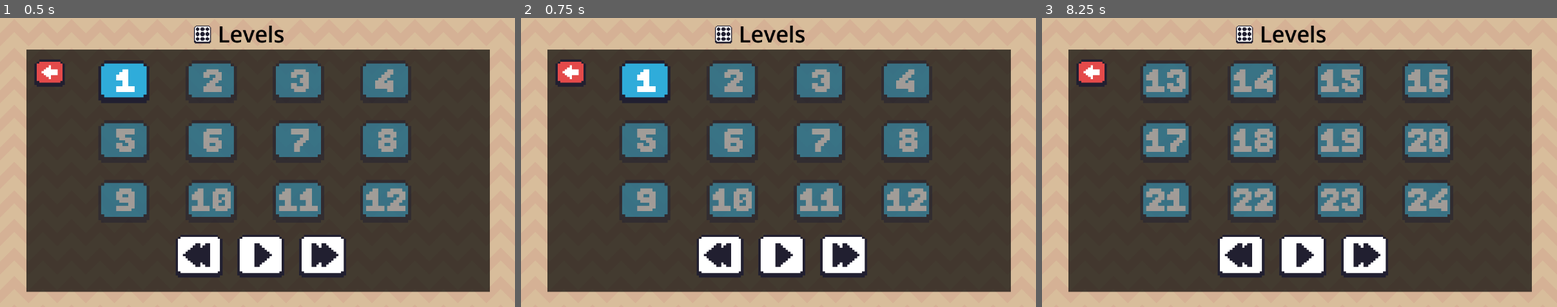
Above: before the commit, frames 1-3 (left to right).
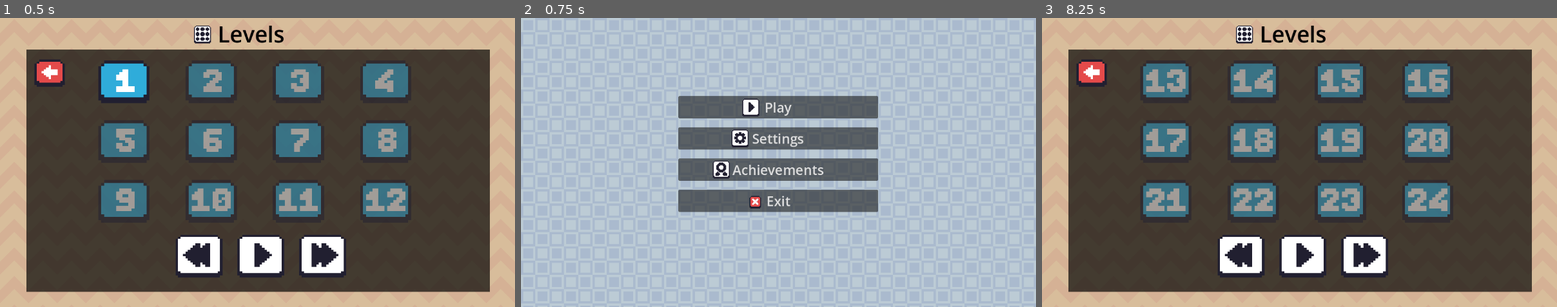
Above: after the commit, the same moments.

Repository: CD1FOX/2D-Platformer
Game: Godot game, scene res://Scenes/UI/levels.tscn
The game is run twice, just before and just after one commit, with the same random seed, the same clock (stepped at 60 frames per second) and the same inputs. This scene is started directly instead of the project's main scene.
Inputs (mouse positions are in pixels of both pictures, inside the frame that each line leads up to; where the layout moved, square brackets give the same spot in the first picture):
- Up to frame 1 (0.5 s): no input
- Up to frame 2 (0.75 s): click (572, 72) at 0.52 s
- Up to frame 3 (8.25 s): click (1165, 81) at 1.27 s; click (1165, 81) at 2.02 s; click (1299, 107) [1304, 254] at 2.75 s; click (1093, 72) at 3.52 s; click (1299, 107) [1304, 254] at 4.25 s; click (1165, 81) at 5 s; click (1165, 81) at 5.75 s; click (1304, 254) at 6.5 s; click (1304, 254) at 7.25 s; click (1366, 254) at 8 s

Frame 1 is identical in both runs. In frame 2, 100% of the frame differs, in the area x 0-100%, y 0-100%; in frame 3, nothing differs.

Commit message:
Update
- Made the Play button functionality in Main Menu
- Made the Exit button functionality in main menu. Added Conformation Dialog to ask the player if he/she want to exit the game.
- Added functionality into the back button in level scene

Diff:
--- a/Scenes/UI/Scripts/levels.gd
+++ b/Scenes/UI/Scripts/levels.gd
@@ -43,3 +43,7 @@
 func _on_play_pressed() -> void:
 	Global.last_unlocked_level += 1
 	Global.save_progress()
+
+
+func _on_back_button_pressed() -> void:
+	get_tree().change_scene_to_file("res://Scenes/UI/main_menu.tscn")
--- /dev/null
+++ b/Scenes/UI/Scripts/main_menu.gd
@@ -0,0 +1,14 @@
+extends Control
+
+
+
+func _on_play_pressed() -> void:
+	get_tree().change_scene_to_file("res://Scenes/UI/levels.tscn")
+
+
+func _on_exit_pressed() -> void:
+	$ExitConfirmationDialog.popup_centered()
+
+
+func _on_exit_confirmation_dialog_confirmed() -> void:
+	get_tree().quit()
--- a/Scenes/UI/levels.tscn
+++ b/Scenes/UI/levels.tscn
@@ -322,7 +322,7 @@
 layout_mode = 2
 texture_normal = ExtResource("42_lnfuv")
 
-[node name="TextureButton" type="TextureButton" parent="."]
+[node name="BackButton" type="TextureButton" parent="."]
 layout_mode = 0
 offset_left = 72.0
 offset_top = 89.0
@@ -334,3 +334,4 @@
 [connection signal="pressed" from="HBoxContainer/Previous" to="." method="_on_previous_pressed"]
 [connection signal="pressed" from="HBoxContainer/Play" to="." method="_on_play_pressed"]
 [connection signal="pressed" from="HBoxContainer/Next" to="." method="_on_next_pressed"]
+[connection signal="pressed" from="BackButton" to="." method="_on_back_button_pressed"]
--- a/Scenes/UI/main_menu.tscn
+++ b/Scenes/UI/main_menu.tscn
@@ -1,5 +1,6 @@
-[gd_scene load_steps=6 format=3 uid="uid://cuncw35e7y341"]
+[gd_scene load_steps=7 format=3 uid="uid://cuncw35e7y341"]
 
+[ext_resource type="Script" uid="uid://cxrgippj4txq0" path="res://Scenes/UI/Scripts/main_menu.gd" id="1_4pqbp"]
 [ext_resource type="Texture2D" uid="uid://bbladcvjsnc1n" path="res://Assets/Pixel Adventure!/Background/Blue.png" id="1_mrfpk"]
 [ext_resource type="Texture2D" uid="uid://ce7yabj7spg6f" path="res://Assets/Pixel Adventure!/Menu/Buttons/Play.png" id="2_4pqbp"]
 [ext_resource type="Texture2D" uid="uid://7ksodkt8whgq" path="res://Assets/Pixel Adventure!/Menu/Buttons/Settings.png" id="3_gih0s"]
@@ -13,6 +14,8 @@
 anchor_bottom = 1.0
 grow_horizontal = 2
 grow_vertical = 2
+script = ExtResource("1_4pqbp")
+metadata/_edit_lock_ = true
 
 [node name="Background" type="TextureRect" parent="."]
 layout_mode = 0
@@ -20,13 +23,14 @@
 offset_bottom = 648.0
 texture = ExtResource("1_mrfpk")
 stretch_mode = 1
+metadata/_edit_lock_ = true
 
 [node name="VBoxContainer" type="VBoxContainer" parent="."]
 layout_mode = 0
-offset_left = 325.0
-offset_top = 147.0
-offset_right = 772.0
-offset_bottom = 407.0
+offset_left = 352.0
+offset_top = 175.0
+offset_right = 799.0
+offset_bottom = 435.0
 theme_override_constants/separation = 20
 
 [node name="Play" type="Button" parent="VBoxContainer"]
@@ -76,3 +80,12 @@
 position = Vector2(172, 28)
 scale = Vector2(2, 2)
 texture = ExtResource("5_lrjdf")
+
+[node name="ExitConfirmationDialog" type="ConfirmationDialog" parent="."]
+size = Vector2i(327, 100)
+ok_button_text = "Exit"
+dialog_text = "Are you sure you want to exit the game?"
+
+[connection signal="pressed" from="VBoxContainer/Play" to="." method="_on_play_pressed"]
+[connection signal="pressed" from="VBoxContainer/Exit" to="." method="_on_exit_pressed"]
+[connection signal="confirmed" from="ExitConfirmationDialog" to="." method="_on_exit_confirmation_dialog_confirmed"]
Not shown, added: Scenes/UI/Scripts/main_menu.gd.uid
